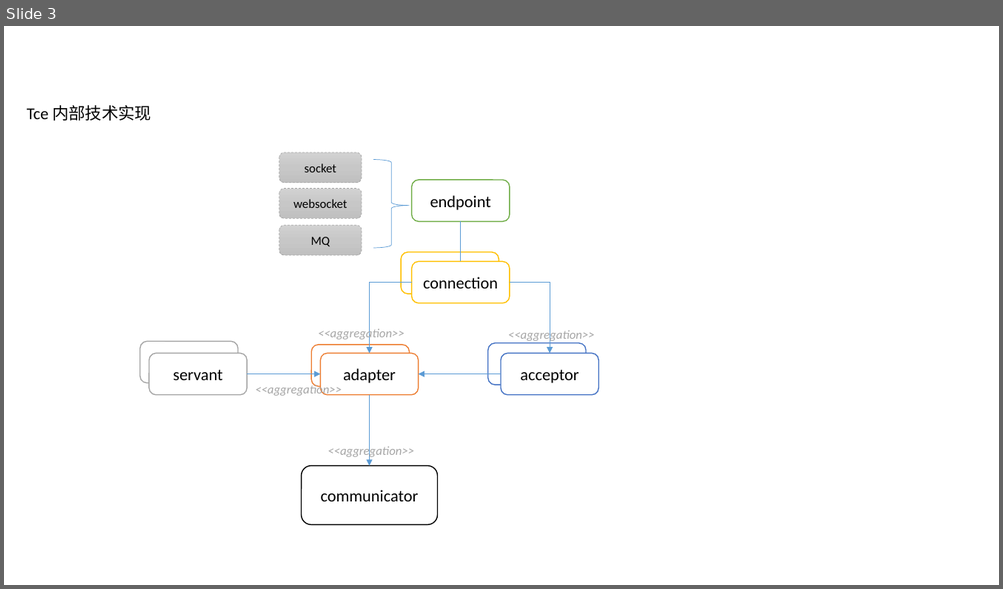
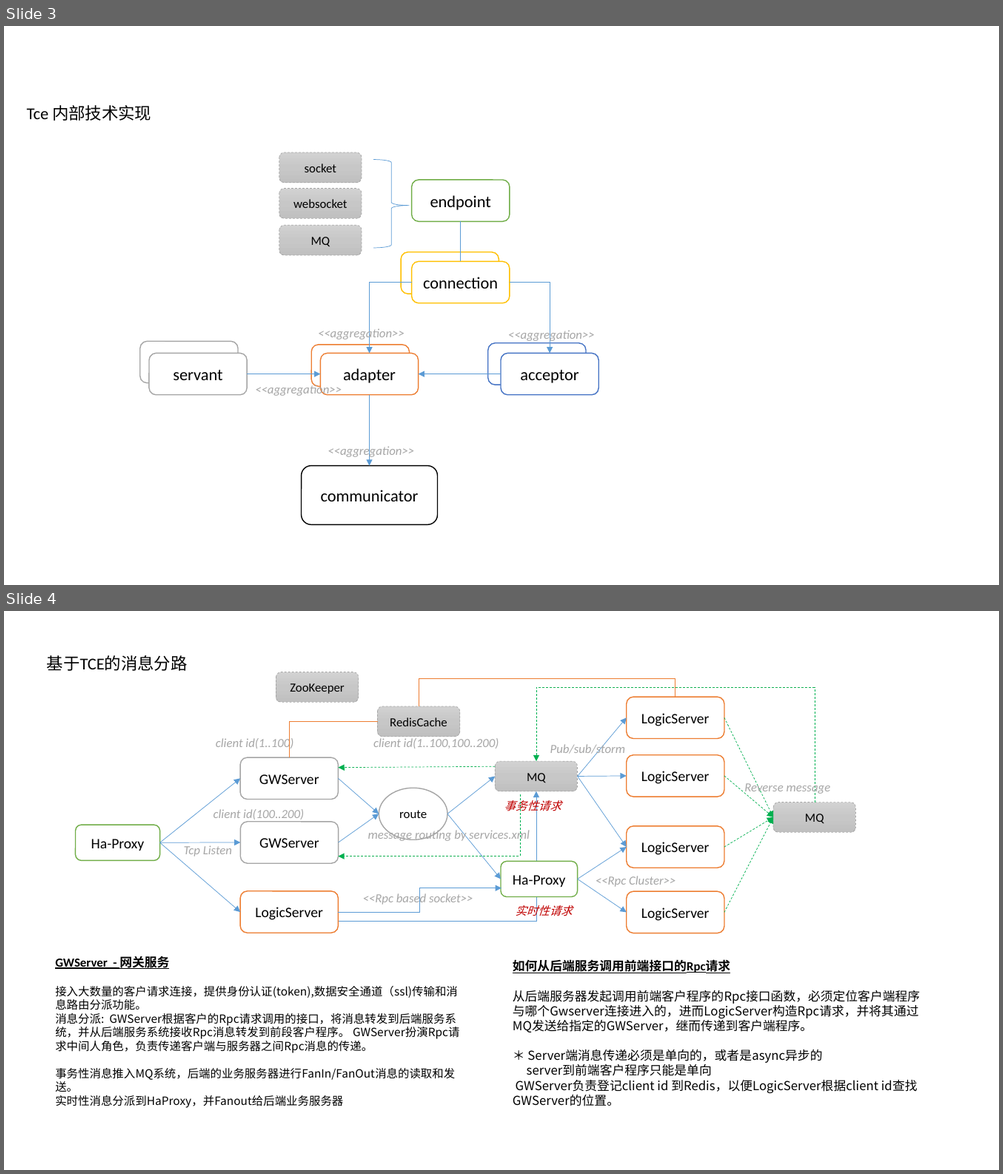
Before and after one commit to adoggie/TCE, a slide deck: doc/tce_protocal_internal.pptx. Shown one above the other, each under a label of ours: slide 3 before the commit, slides 3 and 4 after it. The pictures are 1003x589 and 1003x1174 pixels, drawn with LibreOffice and Linux fonts; fonts in the diff are those of the drawing. Boxes give left, top, right and bottom in pixels: in the first picture for what was removed or moved away, otherwise in the second. Text is boxed around its words. In the diff, an @@ line names an element or a change of style, - is before the commit and + after.

```diff
--- a/doc/tce_protocal_internal.pptx
+++ b/doc/tce_protocal_internal.pptx
@@ slide 4 added at (4, 611, 999, 1170), background #FFFFFF @@
@@ text added at (47, 655, 188, 671), 16 pt, text #000000 @@
+基于TCE的消息分路
@@ group added at (76, 672, 855, 934): 17 arrows, 13 rounded rectangles, 11 texts, 4 elbow arrows, 2 elbow lines, 1 ellipse @@
+route
+LogicServer
+Ha-Proxy
+GWServer
+<<Rpc based socket>>
+MQ
+LogicServer
+LogicServer
+LogicServer
+Ha-Proxy
+GWServer
+LogicServer
+<<Rpc Cluster>>
+Pub/sub/storm
+message routing by services.xml
+事务性请求
+实时性请求
+Tcp Listen
+RedisCache
+client id(1..100)
+client id(100..200)
+client id(1..100,100..200)
+ZooKeeper
+MQ
+Reverse message
@@ text added at (55, 954, 458, 1108), 11 pt, text #000000 @@
+GWServer - 网关服务
+接入大数量的客户请求连接，提供身份认证(token),数据安全通道（ssl)传输和消息路由分派功能。
+消息分派: GWServer根据客户的Rpc请求调用的接口，将消息转发到后端服务系统，并从后端服务系统接收Rpc消息转发到前段客户程序。 GWServer扮演Rpc请求中间人角色，负责传递客户端与服务器之间Rpc消息的传递。
+事务性消息推入MQ系统，后端的业务服务器进行FanIn/FanOut消息的读取和发送。
+实时性消息分派到HaProxy，并Fanout给后端业务服务器
@@ text added at (512, 960, 919, 1107), 12 pt, text #000000 @@
+如何从后端服务调用前端接口的Rpc请求
+从后端服务器发起调用前端客户程序的Rpc接口函数，必须定位客户端程序与哪个Gwserver连接进入的，进而LogicServer构造Rpc请求，并将其通过MQ发送给指定的GWServer，继而传递到客户端程序。
+＊ Server端消息传递必须是单向的，或者是async异步的
+server到前端客户程序只能是单向
+GWServer负责登记client id 到Redis，以便LogicServer根据client id查找GWServer的位置。
```
Also in this commit, not shown: 4 other files.
